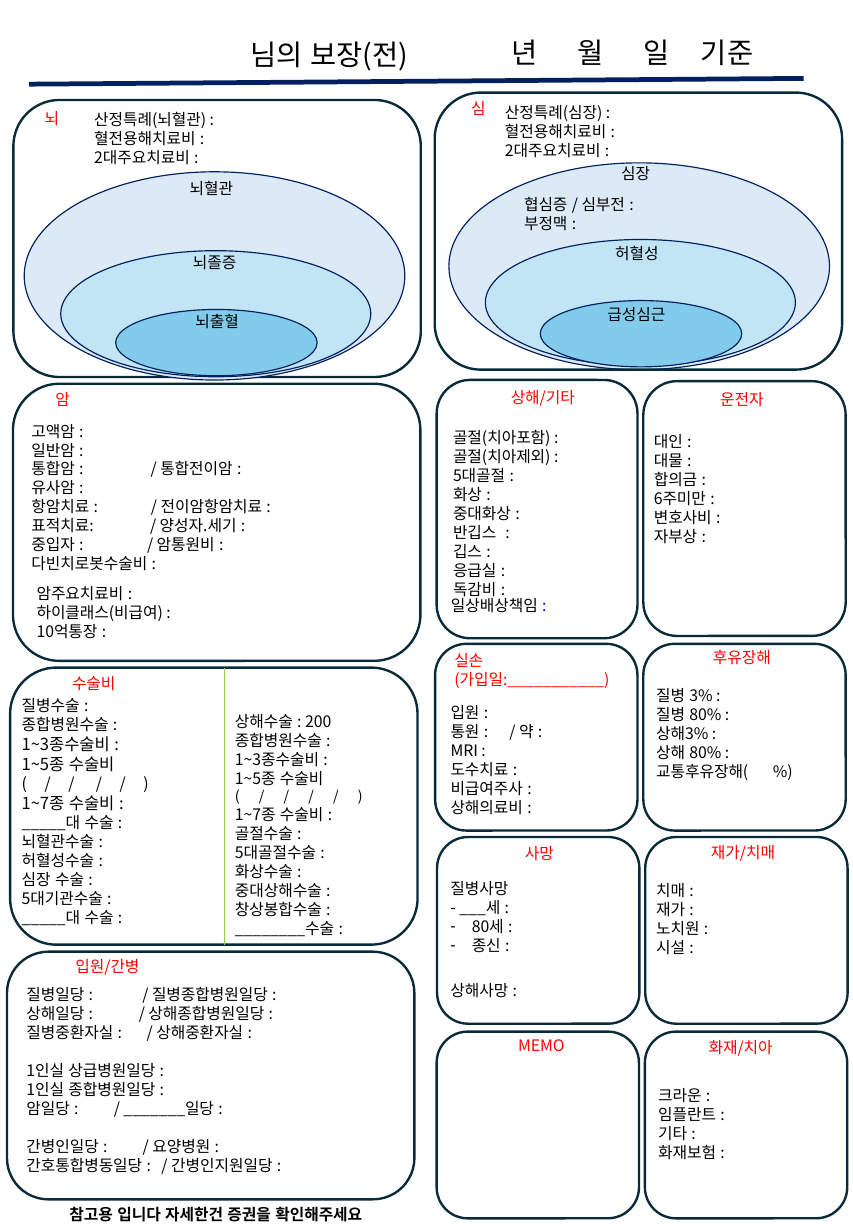
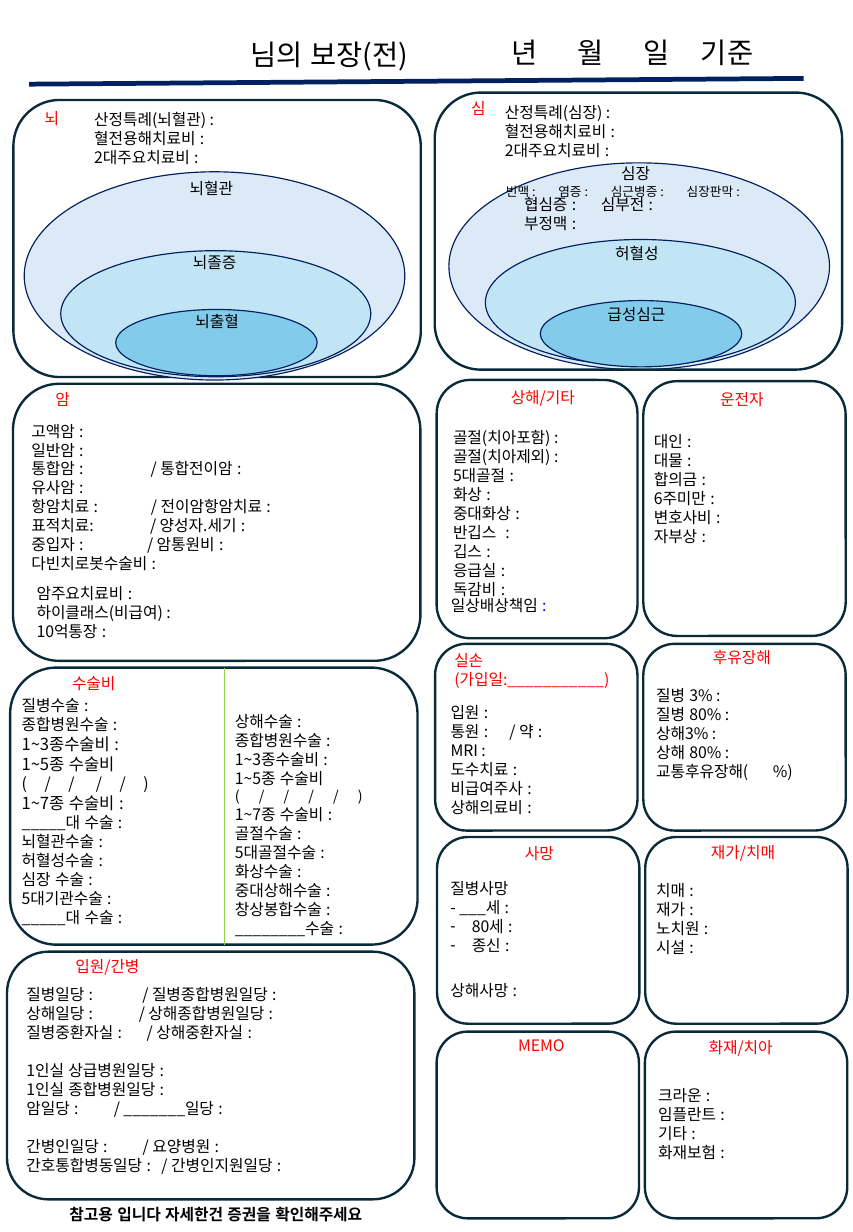
Before and after one commit to bokkile83-ui/barum-bunseok-backend, a slide deck: slide 1 of ppt_form.pptx. Drawn at 853x1232 pixels with LibreOffice and Linux fonts; fonts in the diff are those of the drawing. Boxes give left, top, right and bottom in pixels: in the first picture for what was removed or moved away, otherwise in the second. Text is boxed around its words. In the diff, an @@ line names an element or a change of style, - is before the commit and + after.

```diff
--- a/ppt_form.pptx
+++ b/ppt_form.pptx
@@ text added at (x1=506, y1=183, x2=734, y2=200), 8 pt, text #000000 @@
+빈맥 : 염증 : 심근병증 : 심장판막 :
@@ text at (x1=524, y1=185, x2=658, y2=212): text changed @@
-협심증 / 심부전 :
+협심증 : 심부전 :
@@ text at (x1=235, y1=714, x2=293, y2=729): text changed @@
-상해수술 : 200
+상해수술 :
```
Also in this commit, not shown: 3 other files.
